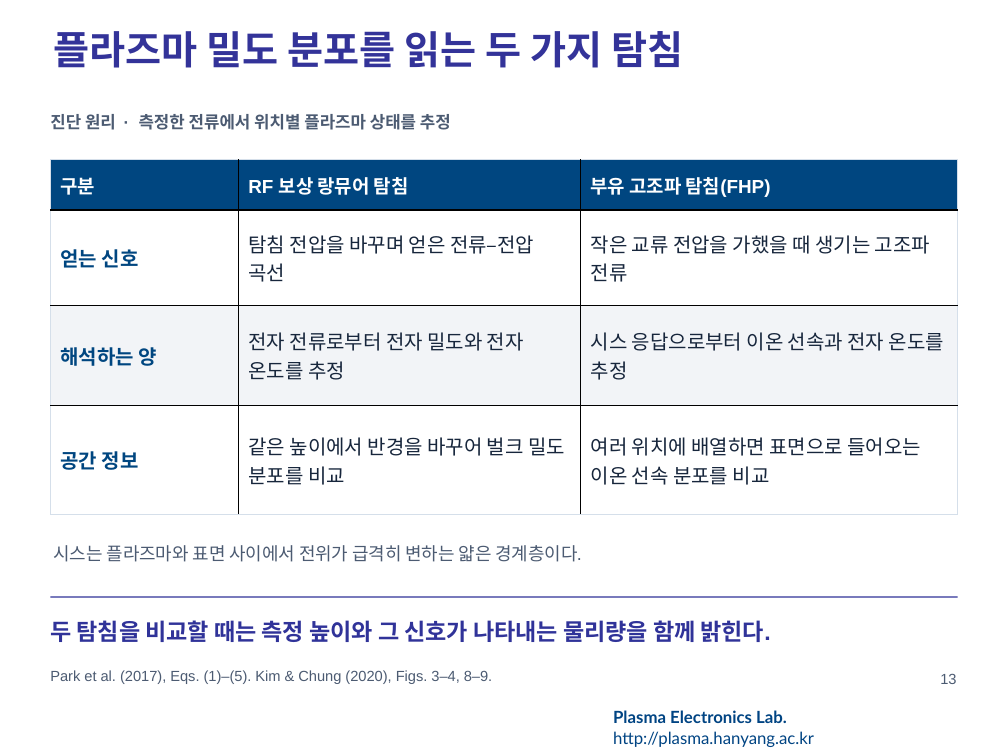
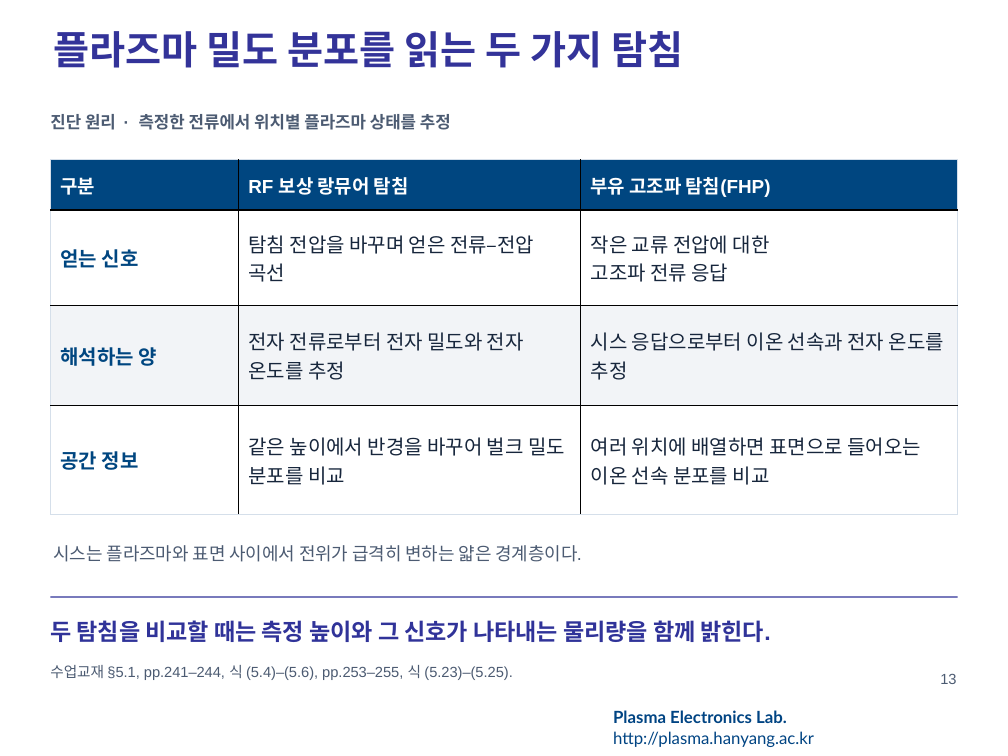
Before and after one commit to garlicjam-pyo/plasma, a slide deck: slide 13 of presentations/1차발표_이론배경판.pptx. Drawn at 1008x756 pixels with LibreOffice and Linux fonts; fonts in the diff are those of the drawing; background and template pictures are left out. Boxes give left, top, right and bottom in pixels: in the first picture for what was removed or moved away, otherwise in the second. Text is boxed around its words. In the diff, an @@ line names an element or a change of style, - is before the commit and + after.

```diff
--- a/presentations/1차발표_이론배경판.pptx
+++ b/presentations/1차발표_이론배경판.pptx
@@ table at [50, 159, 958, 514] @@
-row 2, column 3: 작은 교류 전압을 가했을 때 생기는 고조파 전류
+row 2, column 3: 작은 교류 전압에 대한 / 고조파 전류 응답
@@ text at [50, 665, 512, 680]: text changed @@
-Park et al. (2017), Eqs. (1)–(5). Kim & Chung (2020), Figs. 3–4, 8–9.
+수업교재 §5.1, pp.241–244, 식 (5.4)–(5.6), pp.253–255, 식 (5.23)–(5.25).
@@ text "수업교재 §5.1, pp.241–244, 식 (5.4)–(5.6), ..." at [50, 665, 512, 680]: vertical alignment middle to top @@
```
Also in this commit, not shown: 11 other slides changed, 1 other file.
